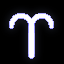
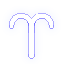
Revision of a layered (64, 64) image; what changed, layer by layer:
hid "背景" over 0, 0, 64, 64
